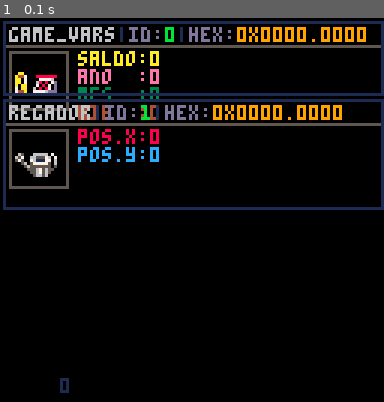
Above: before the commit, frame 1.
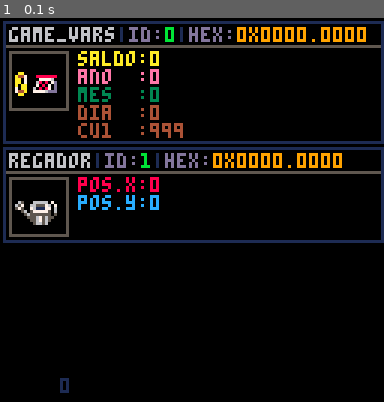
Above: after the commit, the same moment.

Repository: vinimesquitamoraes/Plantinhas
Game: PICO-8 cartridge plantinhas_save_visualiser.p8
The game is run twice, just before and just after one commit, with the same random seed, the same clock (stepped at 60 frames per second) and the same inputs.
Inputs:
- Up to frame 1 (0.1 s): no input

The runs differ from the first frame. In frame 1, 12% of the frame differs, in the area x 0-100%, y 19-59%.

Commit message:
working on data component visualiser 3

Diff:
--- a/plantinhas_save_visualiser.p8
+++ b/plantinhas_save_visualiser.p8
@@ -52,6 +52,9 @@
 	 d:add_data((d.value <<  7) & 0x7ff,	"\feano")
 	 d:add_data((d.value << 11) & 0xf  ,	"\f3mes")
   d:add_data((d.value << 16) & 0x1f	,	"\f4dia")
+
+  d:add_data(999	,	"\f4cu1")
+
  elseif id == 1 then
  	d.title = "regador"
   d.sprite= 3
@@ -115,19 +118,21 @@
 
 	spr(rd.sprite,x+3,aux_y+3,rd.spr_w,rd.spr_v)
 	-- datas ==============
-	local data_y = aux_y
 	local max_str_len = get_longest_string_size(rd.data_n)
-
-	aux_y += spr_square
+	local aux_str_y = aux_y
 
 	for i=1, #rd.data_v do
 		local aux_str = max_str_len-#rd.data_n[i]
-		local aux_n = rd.data_n[i].."\*"..aux_str.." "
-  print(aux_n..':'..rd.data_v[i],x+spr_square+6,data_y)
-  data_y+=6
+		local aux_n   = rd.data_n[i].."\*"..aux_str.." "
+  print(aux_n..':'..rd.data_v[i],x+spr_square+6,aux_str_y)
+  aux_str_y+=6
 	end
 
-	aux_y += aux_y -  data_y
+	local spr_y = aux_y+ spr_square
+
+	if(aux_str_y<spr_y)aux_str_y = spr_y +2
+
+	aux_y = aux_str_y
 
 	rect(x,y,x+w,aux_y,1)
 
